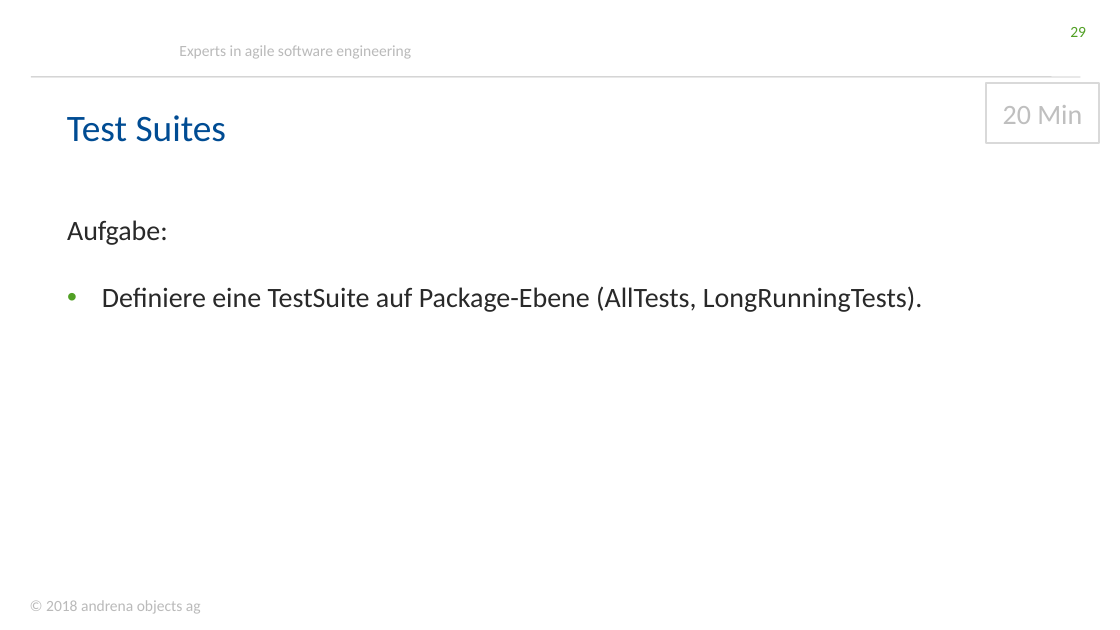
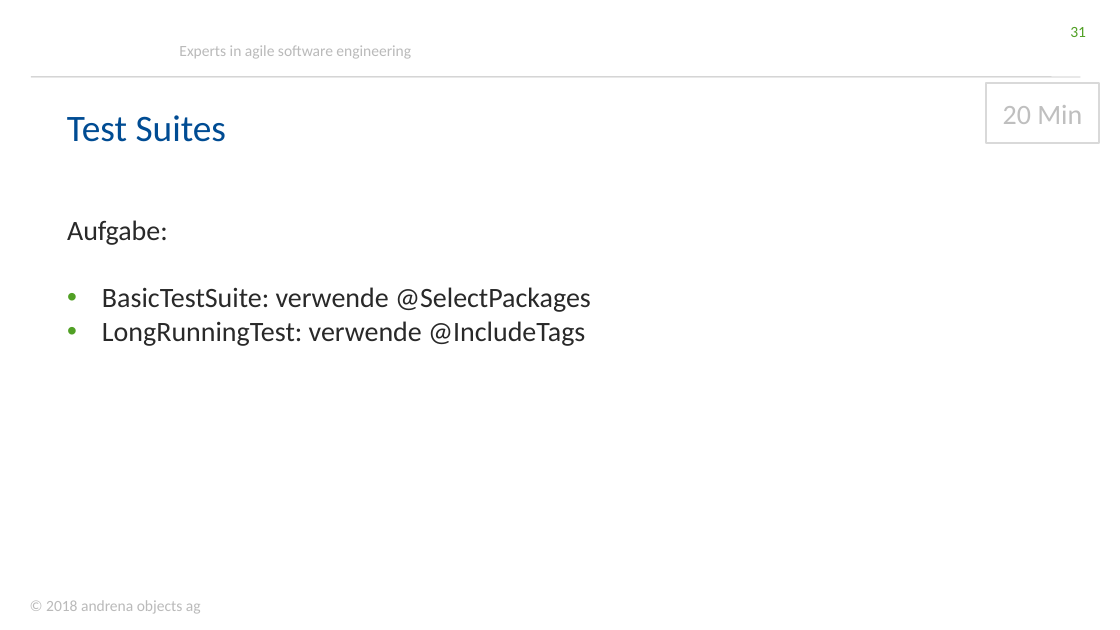
Before and after one commit to andrena/junit5-workshop-et-ka-2018, a slide deck: slide 31 of files/Folien.pptx (slide 29 before the commit). Drawn at 1120x630 pixels with LibreOffice and Linux fonts; fonts in the diff are those of the drawing; background and template pictures are left out. Boxes give left, top, right and bottom in pixels: in the first picture for what was removed or moved away, otherwise in the second. Text is boxed around its words. In the diff, an @@ line names an element or a change of style, - is before the commit and + after.

Commit message:
Abstract Tests und TestSuites überarbeitet

```diff
--- a/files/Folien.pptx
+++ b/files/Folien.pptx
@@ page number at [1070,27,1086,37]: text changed @@
-29
+31
@@ text at [102,287,591,346]: text changed @@
-• Definiere eine TestSuite auf Package-Ebene (AllTests, LongRunningTests).
+• BasicTestSuite: verwende @SelectPackages
+• LongRunningTest: verwende @IncludeTags
```
Also in this commit, not shown: 3 other slides changed, 2 slides added.
